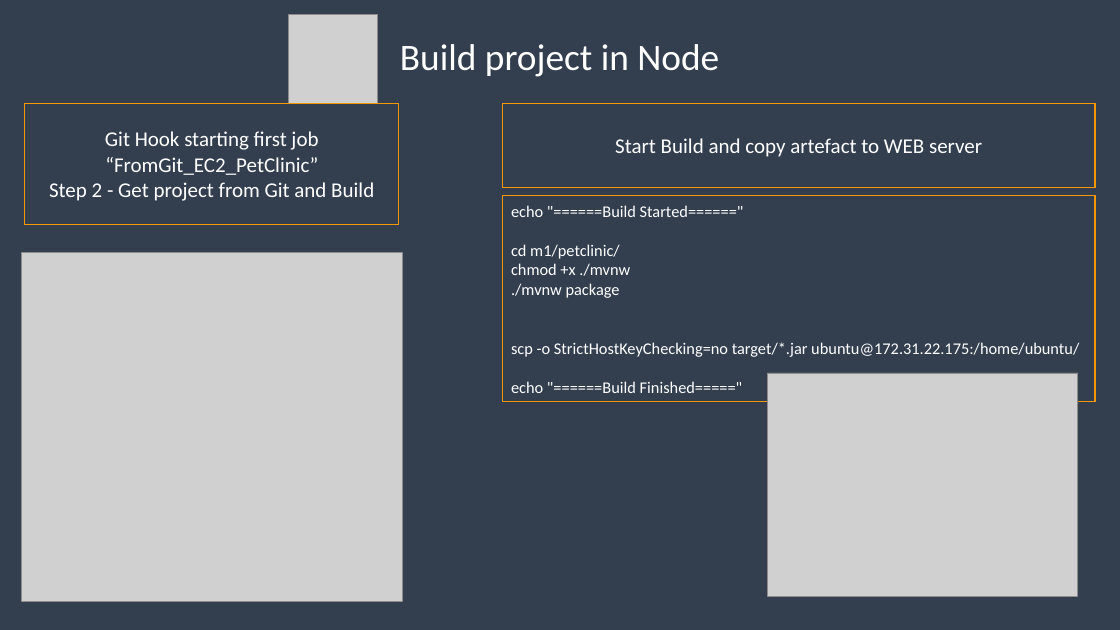
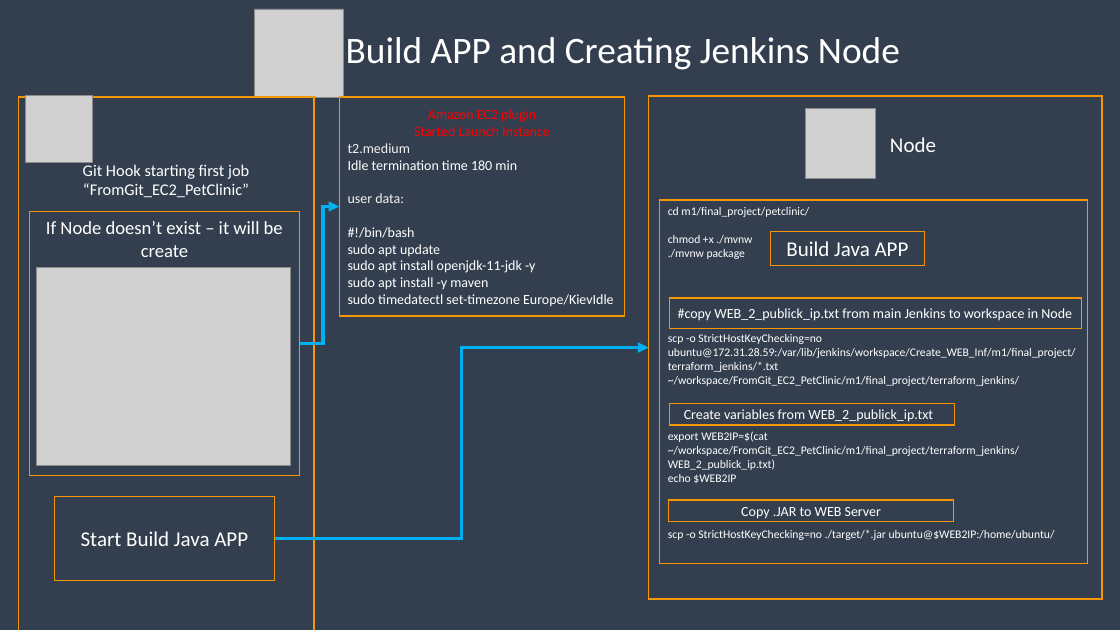
Before and after one commit to Gnoblinys/DevOps_online_Kyiv_2021Q4, a slide deck: slide 9 of m1/final_project/FinalProject.pptx. Drawn at 1120x630 pixels with LibreOffice and Linux fonts; fonts in the diff are those of the drawing; grey boxes stand for pictures. Boxes give left, top, right and bottom in pixels: in the first picture for what was removed or moved away, otherwise in the second. Text is boxed around its words. In the diff, an @@ line names an element or a change of style, - is before the commit and + after.

Commit message:
apd pptx

```diff
--- a/m1/final_project/FinalProject.pptx
+++ b/m1/final_project/FinalProject.pptx
@@ picture: place and size @@
-picture at box(289, 14, 378, 103)
+picture at box(255, 9, 344, 98)
@@ text at box(346, 37, 900, 70): text changed @@
-Build project in Node
+Build APP and Creating Jenkins Node
@@ rectangle "Git Hook starting first job ...": place and size @@
-rectangle "Git Hook starting first job ..." at box(25, 103, 399, 224)
+rectangle "Git Hook starting first job ..." at box(18, 97, 314, 630)
@@ rectangle "Git Hook starting first job ..." at box(18, 97, 314, 630): size 18 to 14 pt; vertical alignment middle to top @@
@@ picture added at box(25, 96, 92, 163) @@
@@ rectangle added at box(339, 97, 625, 317), outline #F39803 1 pt, 12 pt, text #FFFFFF @@
+Amazon EC2 plugin
+Started Launch Instance
+t2.medium
+Idle termination time 180 min
+user data:
+#!/bin/bash
+sudo apt update
+sudo apt install openjdk-11-jdk -y
+sudo apt install -y maven
+sudo timedatectl set-timezone Europe/KievIdle
@@ rectangle added at box(649, 97, 1102, 599), outline #F39803 1.5 pt @@
@@ picture added at box(806, 109, 875, 179) @@
@@ text added at box(890, 137, 936, 152), 18 pt, text #FFFFFF @@
+Node
@@ text in rectangle at box(49, 182, 374, 201): paragraph removed @@
-Step 2 - Get project from Git and Build
@@ elbow arrow added from (300, 344) to (339, 207), #00B0F0 3 pt @@
@@ rectangle removed at box(503, 196, 1096, 402) @@
-echo "======Build Started======"
-cd m1/petclinic/
-chmod +x ./mvnw
-./mvnw package
-scp -o StrictHostKeyChecking=no target/*.jar ubuntu@172.31.22.175:/home/ubuntu/
-echo "======Build Finished====="
@@ rectangle added at box(660, 200, 1088, 563), outline #F39803 1 pt, 10 pt, text #FFFFFF @@
+cd m1/final_project/petclinic/
+chmod +x ./mvnw
+./mvnw package
+scp -o StrictHostKeyChecking=no ubuntu@172.31.28.59:/var/lib/jenkins/workspace/Create_WEB_Inf/m1/final_project/terraform_jenkins/*.txt ~/workspace/FromGit_EC2_PetClinic/m1/final_project/terraform_jenkins/
+export WEB2IP=$(cat ~/workspace/FromGit_EC2_PetClinic/m1/final_project/terraform_jenkins/WEB_2_publick_ip.txt)
+echo $WEB2IP
+scp -o StrictHostKeyChecking=no ./target/*.jar ubuntu@$WEB2IP:/home/ubuntu/
@@ rectangle added at box(29, 212, 300, 475), outline #F39803 1 pt, 16 pt, text #FFFFFF @@
+If Node doesn’t exist – it will be create
@@ rectangle added at box(770, 232, 925, 266), outline #F39803 1 pt, 18 pt, text #FFFFFF @@
+Build Java APP
@@ picture removed at box(21, 253, 402, 602) @@
@@ picture added at box(37, 267, 291, 465) @@
@@ rectangle added at box(670, 298, 1081, 329), outline #F39803 1 pt, 12 pt, text #FFFFFF @@
+#copy WEB_2_publick_ip.txt from main Jenkins to workspace in Node
@@ elbow arrow added from (275, 539) to (649, 348), #00B0F0 3 pt @@
@@ picture removed at box(768, 373, 1079, 597) @@
@@ rectangle added at box(670, 403, 954, 425), outline #F39803 1 pt, 12 pt, text #FFFFFF @@
+Create variables from WEB_2_publick_ip.txt
@@ rectangle added at box(55, 497, 275, 581), outline #F39803 1 pt, 18 pt, text #FFFFFF @@
+Start Build Java APP
@@ rectangle "Copy .JAR to WEB Server": place and size @@
-rectangle "Copy .JAR to WEB Server" at box(503, 103, 1096, 187)
+rectangle "Copy .JAR to WEB Server" at box(669, 500, 954, 522)
@@ text in rectangle at box(741, 507, 881, 519): text changed; size 18 to 12 pt @@
-Start Build and copy artefact to WEB server
+Copy .JAR to WEB Server
```
Also in this commit, not shown: 4 other slides changed, 1 slide added, 1 slide removed, 1 other file.
